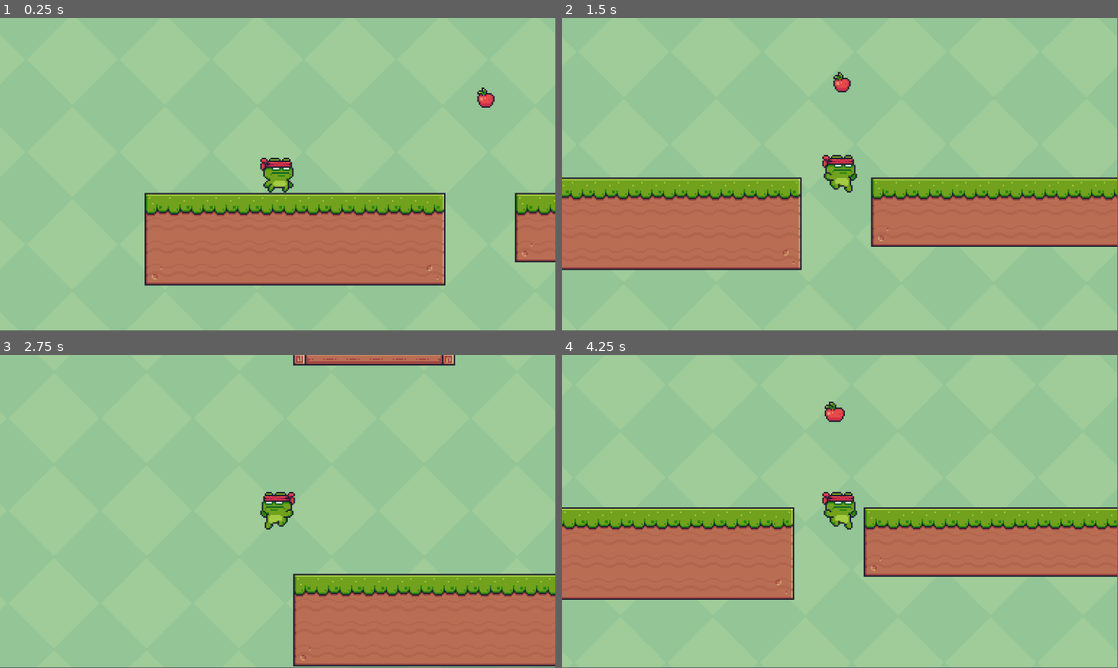
Above: before the commit, frames 1-4 (two rows, left to right).
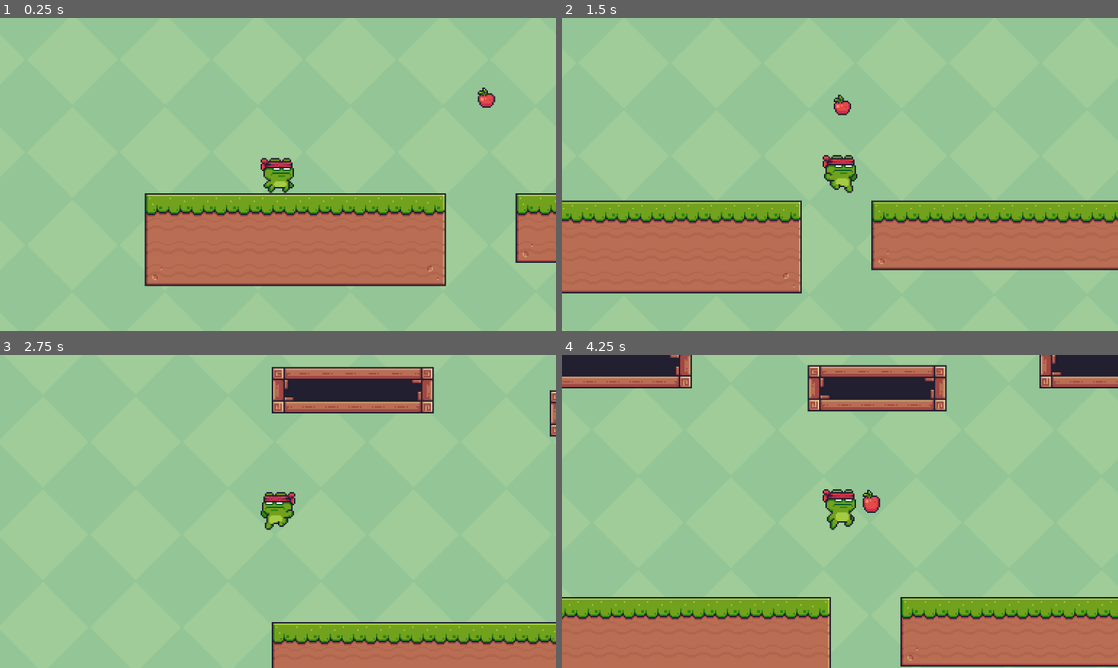
Above: after the commit, the same moments.

Repository: GameDevCorner/GDC_Platformer_Playground
Game: Godot game, scene res://world.tscn
The game is run twice, just before and just after one commit, with the same random seed, the same clock (stepped at 60 frames per second) and the same inputs.
Inputs:
- Up to frame 1 (0.25 s): no input
- Up to frame 2 (1.5 s): tap Enter (ui_accept) at 0.5, 0.6 s; hold Right (ui_right) from 0.53 s (still down); tap W (jump, bound only after the commit) at 0.77, 0.8, 1.07, 1.35 s
- Up to frame 3 (2.75 s): tap W (jump, bound only after the commit) at 1.52, 1.82, 2.3 s; tap Enter (ui_accept) at 1.55, 2.1 s; release Right (ui_right) at 2.03 s; hold Left (ui_left) from 2.03 s (still down)
- Up to frame 4 (4.25 s): release Left (ui_left) at 2.78 s; hold Right (ui_right) from 2.78 s (still down); tap Enter (ui_accept) at 2.85 s; tap W (jump, bound only after the commit) at 3.02, 3.32, 3.6, 3.77, 4.07 s
The window is 799x449 before the commit and 800x450 after it. Grey fills any space a smaller window leaves; there, only what the larger window draws over its background counts as a difference.

The runs differ from the first frame. In frame 1, 2.2% of the frame differs, in the area x 26-100%, y 22-86%; in frame 2, 21%; in frame 3, 18%; in frame 4, 50%, in the area x 0-100%, y 0-100%.

Commit message:
Introduced more keybinds
Changes:
- WASD and arrowkeys now both work for movement
- W, up arrow and space now work for jumping
- Fullscreen now properly upscales game

Diff:
--- a/player.gd
+++ b/player.gd
@@ -19,12 +19,12 @@
 			$AnimatedSprite2D.play("fall")
 
 	# Handle Jump.
-	if Input.is_action_just_pressed("ui_accept") and is_on_floor():
+	if Input.is_action_just_pressed("jump") and is_on_floor():
 		velocity.y = JUMP_VELOCITY
 
 	# Get the input direction and handle the movement/deceleration.
 	# As good practice, you should replace UI actions with custom gameplay actions.
-	var direction = Input.get_axis("ui_left", "ui_right")
+	var direction = Input.get_axis("run_left", "run_right")
 	if direction:
 		velocity.x = direction * SPEED
 
--- a/project.godot
+++ b/project.godot
@@ -17,12 +17,35 @@
 
 [display]
 
+window/stretch/mode="viewport"
 window/physics_ticks_per_second=60
 
 [dotnet]
 
 project/assembly_name="Gamedevcorner Playground"
 
+[input]
+
+run_left={
+"deadzone": 0.5,
+"events": [Object(InputEventKey,"resource_local_to_scene":false,"resource_name":"","device":-1,"window_id":0,"alt_pressed":false,"shift_pressed":false,"ctrl_pressed":false,"meta_pressed":false,"pressed":false,"keycode":0,"physical_keycode":65,"key_label":0,"unicode":97,"echo":false,"script":null)
+, Object(InputEventKey,"resource_local_to_scene":false,"resource_name":"","device":-1,"window_id":0,"alt_pressed":false,"shift_pressed":false,"ctrl_pressed":false,"meta_pressed":false,"pressed":false,"keycode":0,"physical_keycode":4194319,"key_label":0,"unicode":0,"echo":false,"script":null)
+]
+}
+run_right={
+"deadzone": 0.5,
+"events": [Object(InputEventKey,"resource_local_to_scene":false,"resource_name":"","device":-1,"window_id":0,"alt_pressed":false,"shift_pressed":false,"ctrl_pressed":false,"meta_pressed":false,"pressed":false,"keycode":0,"physical_keycode":68,"key_label":0,"unicode":100,"echo":false,"script":null)
+, Object(InputEventKey,"resource_local_to_scene":false,"resource_name":"","device":-1,"window_id":0,"alt_pressed":false,"shift_pressed":false,"ctrl_pressed":false,"meta_pressed":false,"pressed":false,"keycode":0,"physical_keycode":4194321,"key_label":0,"unicode":0,"echo":false,"script":null)
+]
+}
+jump={
+"deadzone": 0.5,
+"events": [Object(InputEventKey,"resource_local_to_scene":false,"resource_name":"","device":-1,"window_id":0,"alt_pressed":false,"shift_pressed":false,"ctrl_pressed":false,"meta_pressed":false,"pressed":false,"keycode":0,"physical_keycode":87,"key_label":0,"unicode":119,"echo":false,"script":null)
+, Object(InputEventKey,"resource_local_to_scene":false,"resource_name":"","device":-1,"window_id":0,"alt_pressed":false,"shift_pressed":false,"ctrl_pressed":false,"meta_pressed":false,"pressed":false,"keycode":0,"physical_keycode":32,"key_label":0,"unicode":32,"echo":false,"script":null)
+, Object(InputEventKey,"resource_local_to_scene":false,"resource_name":"","device":-1,"window_id":0,"alt_pressed":false,"shift_pressed":false,"ctrl_pressed":false,"meta_pressed":false,"pressed":false,"keycode":0,"physical_keycode":4194320,"key_label":0,"unicode":0,"echo":false,"script":null)
+]
+}
+
 [rendering]
 
 textures/canvas_textures/default_texture_filter=0
